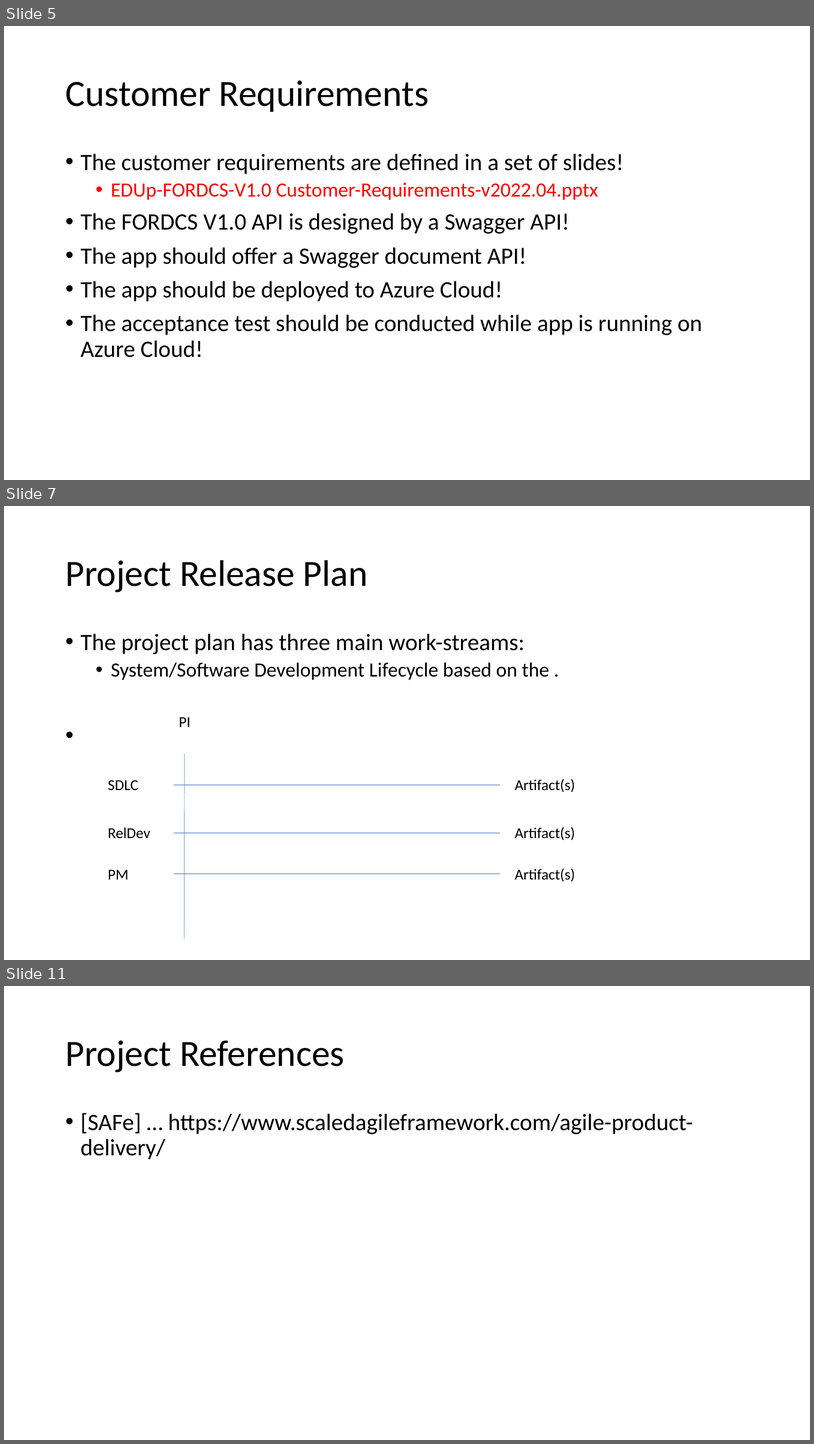
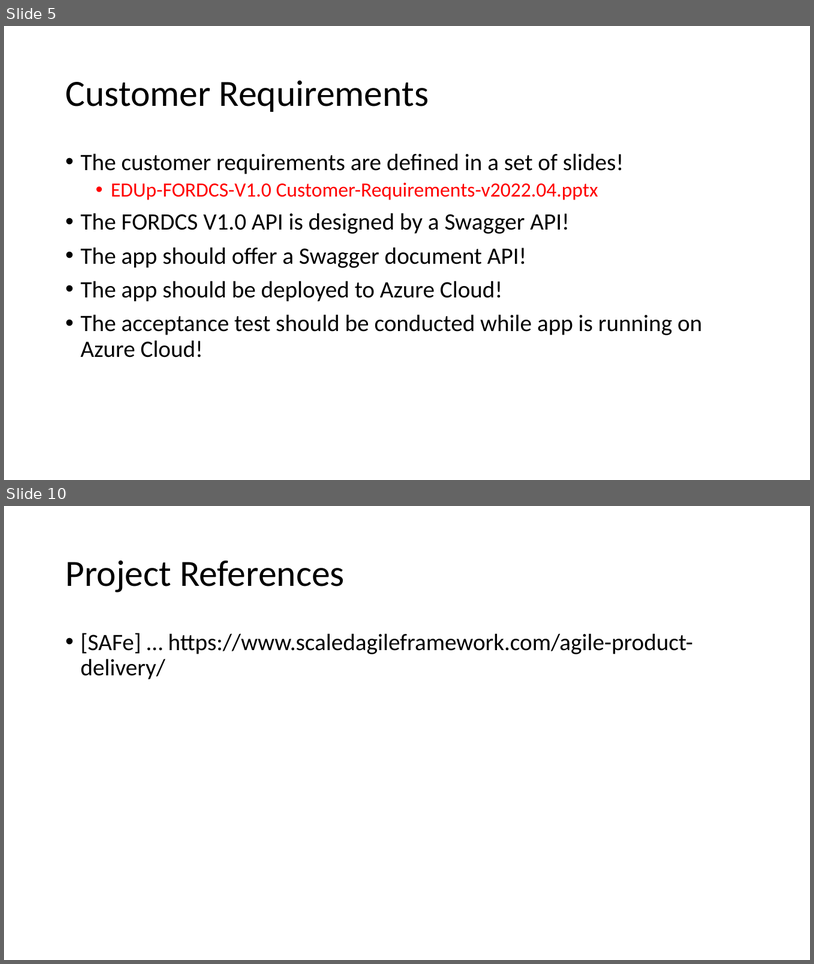
Before and after one commit to karacankos/smarthome-fordcs, a slide deck: fordcs-docs/EDUp FORDCS-V1.0 Project-v2022.04/1_EDUp FORDCS-V1.0 Planning.v2022.04.pptx. Shown one above the other, each under a label of ours: slides 5, 7 and 11 before the commit, slides 5 and 10 after it; the slides between them are not shown. The pictures are 814x1444 and 814x964 pixels, drawn with LibreOffice and Linux fonts; fonts in the diff are those of the drawing. Boxes give left, top, right and bottom in pixels: in the first picture for what was removed or moved away, otherwise in the second. Text is boxed around its words. In the diff, an @@ line names an element or a change of style, - is before the commit and + after.

```diff
--- a/fordcs-docs/EDUp FORDCS-V1.0 Project-v2022.04/1_EDUp FORDCS-V1.0 Planning.v2022.04.pptx
+++ b/fordcs-docs/EDUp FORDCS-V1.0 Project-v2022.04/1_EDUp FORDCS-V1.0 Planning.v2022.04.pptx
@@ slide 7 removed at box(4, 506, 810, 960), background #FFFFFF @@
@@ title removed at box(65, 560, 368, 592) @@
-Project Release Plan
@@ text removed at box(81, 633, 550, 680) @@
-• The project plan has three main work-streams:
-  • System/Software Development Lifecycle based on the .
@@ text removed at box(179, 717, 191, 727) @@
-PI
@@ line removed from (185, 753) to (184, 939) @@
@@ text removed at box(108, 780, 138, 790) @@
-SDLC
@@ line removed from (173, 784) to (501, 784) @@
@@ text removed at box(515, 778, 576, 792) @@
-Artifact(s)
@@ text removed at box(108, 827, 150, 838) @@
-RelDev
@@ text removed at box(515, 826, 576, 840) @@
-Artifact(s)
@@ line removed from (173, 832) to (501, 832) @@
@@ text removed at box(108, 869, 129, 879) @@
-PM
@@ line removed from (173, 874) to (501, 874) @@
@@ text removed at box(515, 868, 576, 882) @@
-Artifact(s)
@@ what was slide 11 is now slide 10 @@
```
Also in this commit, not shown: 6 slides changed, 1 slide added, 3 other slides removed, 3 other files.
